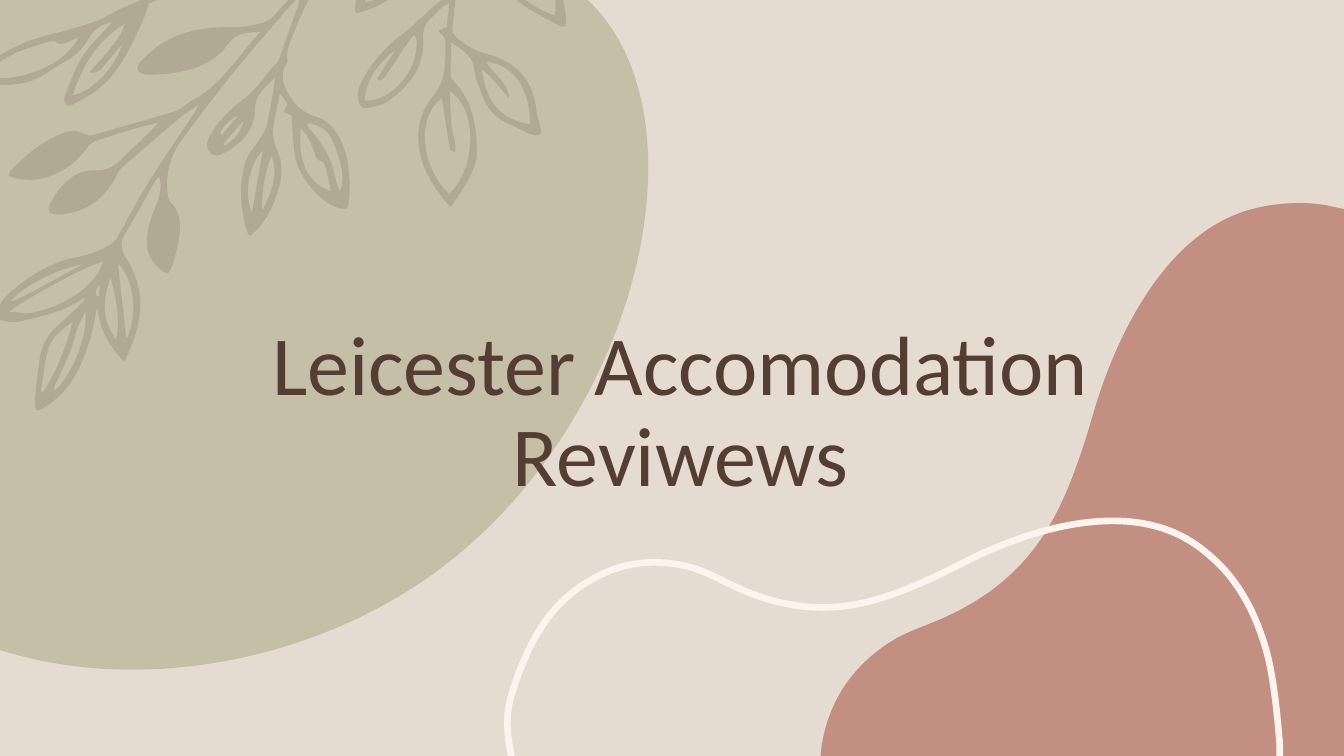
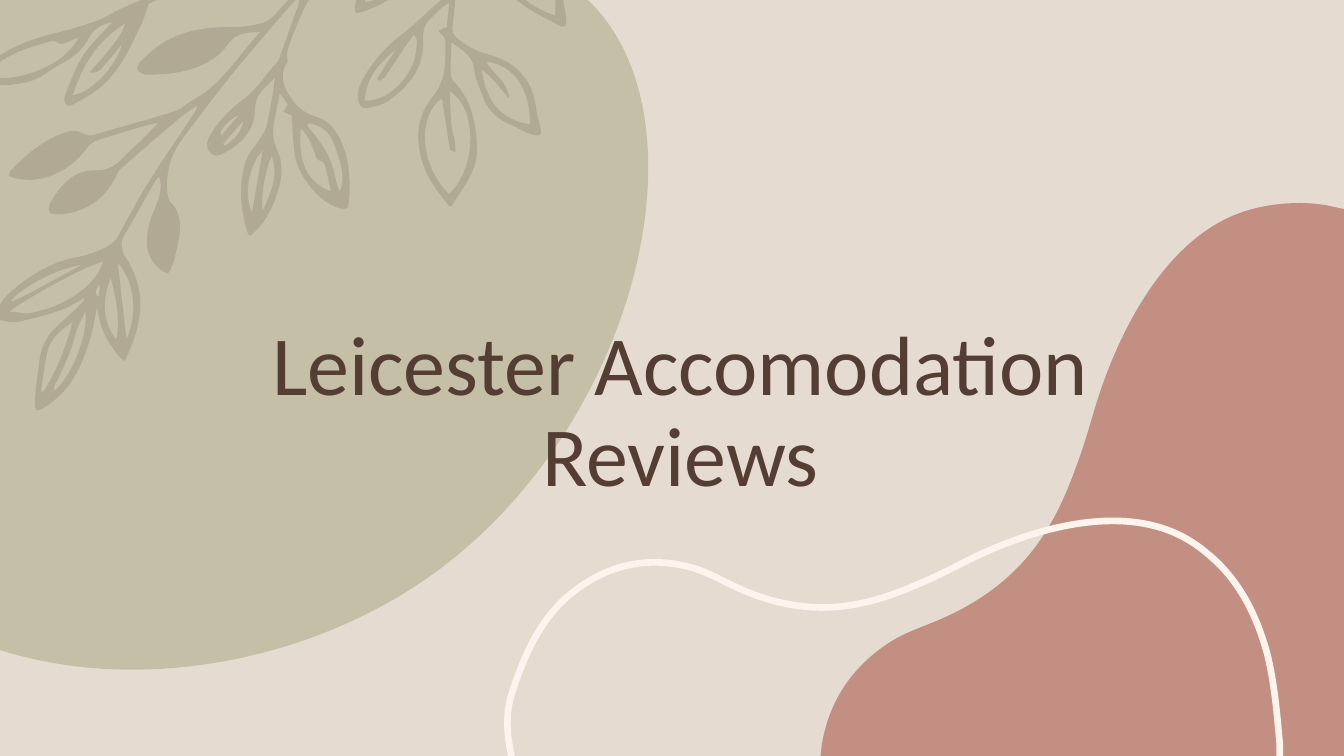
Before and after one commit to JHawkins5/Let-s-Hack-Leicester-2024-Group-17, a slide deck: slide 1 of hackathonslides.pptx. Drawn at 1344x756 pixels with LibreOffice and Linux fonts; fonts in the diff are those of the drawing. Boxes give left, top, right and bottom in pixels: in the first picture for what was removed or moved away, otherwise in the second. Text is boxed around its words. In the diff, an @@ line names an element or a change of style, - is before the commit and + after.

Commit message:
updated slides

```diff
--- a/hackathonslides.pptx
+++ b/hackathonslides.pptx
@@ title at [272,336,1088,487]: text changed @@
-Leicester Accomodation Reviwews
+Leicester Accomodation Reviews
```
Also in this commit, not shown: 1 slide added.
